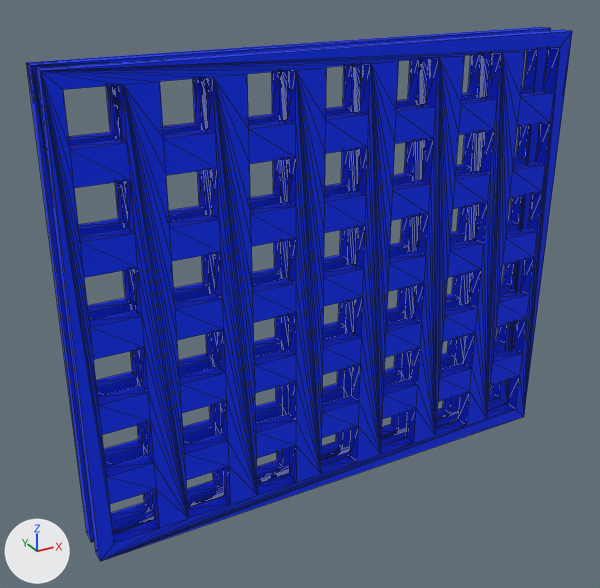
A saved change to the OBJ model examples/showcase/brian/assets/connect4_grid.obj.
Before and after are seen from a camera (50 mm lens) standing at (-28.8, -62.0, 36.2) and looking at (-4.4, -17.7, 14.1). Every picture has the same lights, and +X, +Y and +Z are marked at lower left. Mesh edges are drawn as thin lines. Where no turn or scale is listed for an object, it has been applied to the vertices. Vertices at the same position are counted once.

The first picture shows 'connect4_grid'.
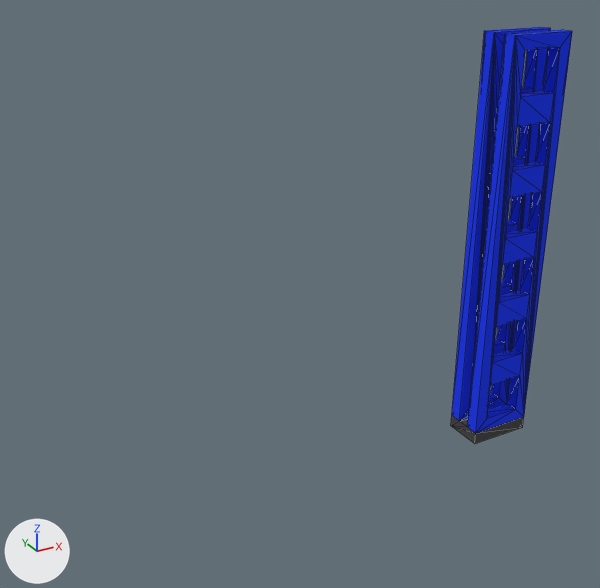
The newer file is also turned or shifted as a whole; pictures and numbers use the older file's frame.

Location of each change, (x1, y1, x2, y2) in pixels of the pictures (600 x 588 px):
'connect4_grid', reshaped (78% narrower, 22% shorter)
    before: (26, 27, 572, 561)
    after: (451, 27, 572, 444)

What the commit changed:
me_connect4_grid is used by ob_connect4_grid; location (0.0, 0.0, 0.0).
me_connect4_grid had 688 vertices, 1704 faces and spanned x -20.0..15.0, y -20.0..-17.0, z 0.0..30.0.
me_connect4_grid now has 116 vertices, 276 faces and spans x 10.0..15.0, y -20.0..-17.0, z -1.0..30.0.
me_connect4_grid part 1: 584 vertices removed from x -20.0..9.0, y -20.0..-17.0, z 0.0..30.0; 12 vertices added at x 10.0..15.0, y -20.0..-17.0, z -1.0..30.0.
